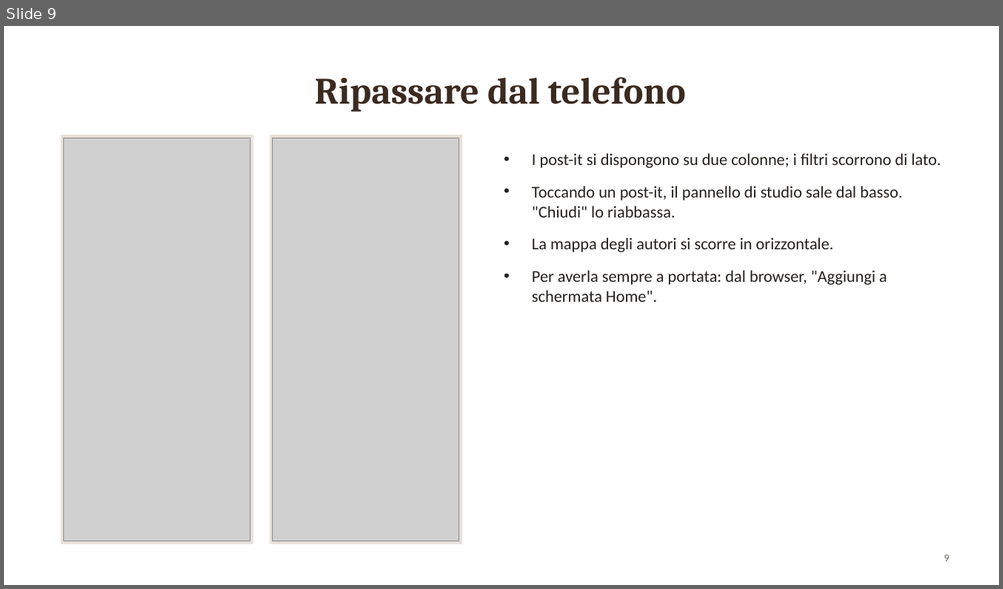
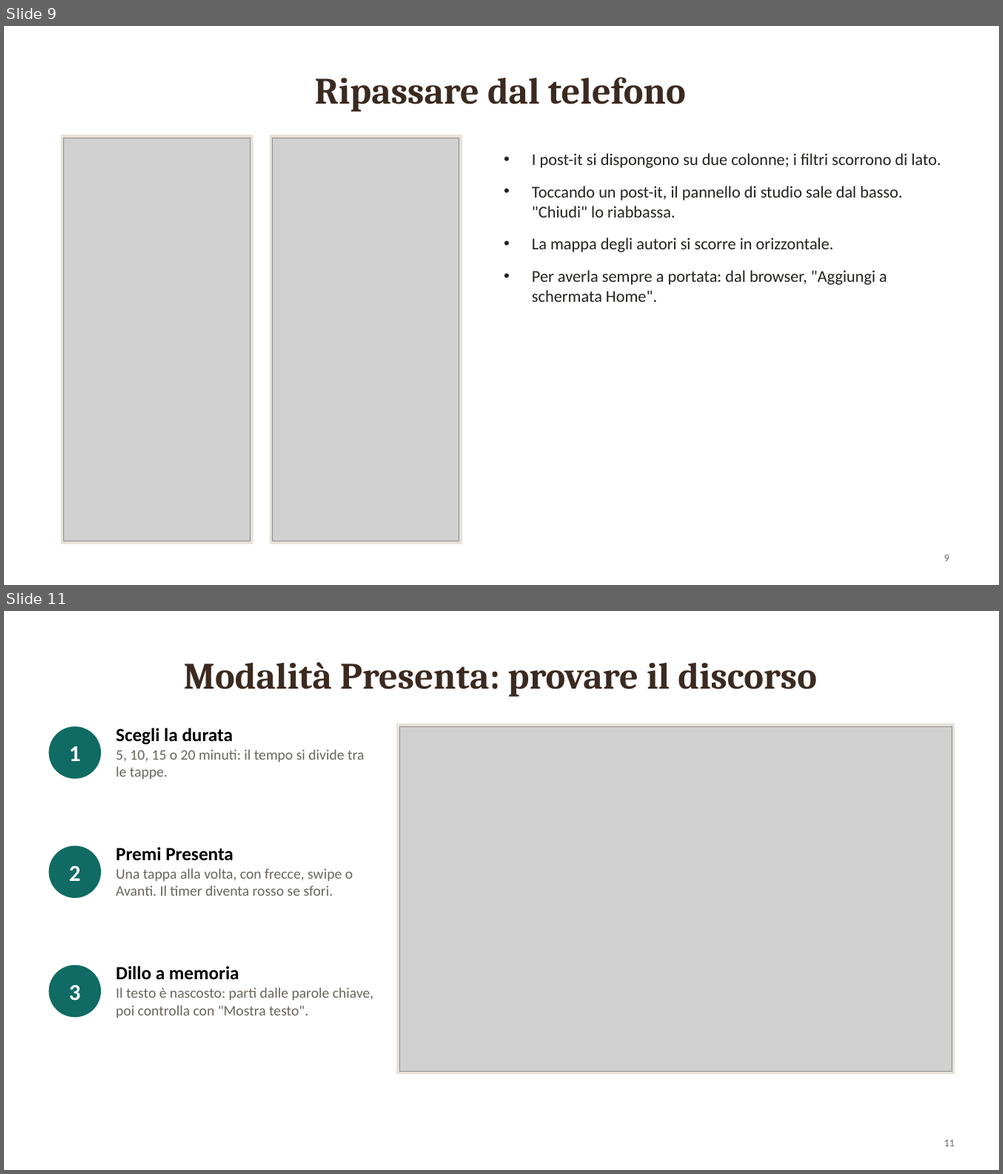
Before and after one commit to vignini/sentiment, a slide deck: presentazione/come-usare-la-mappa.pptx. Shown one above the other, each under a label of ours: slide 9 before the commit, slides 9 and 11 after it; the slides between them are not shown. The pictures are 1003x589 and 1003x1174 pixels, drawn with LibreOffice and Linux fonts; fonts in the diff are those of the drawing; grey boxes stand for pictures. Boxes give left, top, right and bottom in pixels: in the first picture for what was removed or moved away, otherwise in the second. Text is boxed around its words. In the diff, an @@ line names an element or a change of style, - is before the commit and + after.

```diff
--- a/presentazione/come-usare-la-mappa.pptx
+++ b/presentazione/come-usare-la-mappa.pptx
@@ slide 11 added at (4,611,999,1170), background #FFFFFF @@
@@ title added at (184,662,817,697), 36 pt, text #3B2A20, bold @@
+Modalità Presenta: provare il discorso
@@ ellipse added at (48,726,101,779), fill #0F6B63 @@
@@ text added at (116,728,364,779), 14 pt, text #6B645D @@
+Scegli la durata
+5, 10, 15 o 20 minuti: il tempo si divide tra le tappe.
@@ rectangle added at (396,723,955,1075), fill #E6E1DA @@
@@ picture added at (399,726,951,1071) @@
@@ text added at (69,746,81,761), 22 pt, text #FFFFFF, bold @@
+1
@@ ellipse added at (48,846,101,898), fill #0F6B63 @@
@@ text added at (116,847,353,896), 14 pt, text #6B645D @@
+Premi Presenta
+Una tappa alla volta, con frecce, swipe o Avanti. Il timer diventa rosso se sfori.
@@ text added at (69,866,81,881), 22 pt, text #FFFFFF, bold @@
+2
@@ ellipse added at (48,965,101,1017), fill #0F6B63 @@
@@ text added at (69,985,81,1001), 22 pt, text #FFFFFF, bold @@
+3
@@ text added at (116,966,374,1018), 14 pt, text #6B645D @@
+Dillo a memoria
+Il testo è nascosto: parti dalle parole chiave, poi controlla con "Mostra testo".
@@ page number added at (944,1140,954,1147), 10 pt, text #6B645D @@
+11
```
Also in this commit, not shown: 5 slides changed, 1 other slide added, 2 other files.
